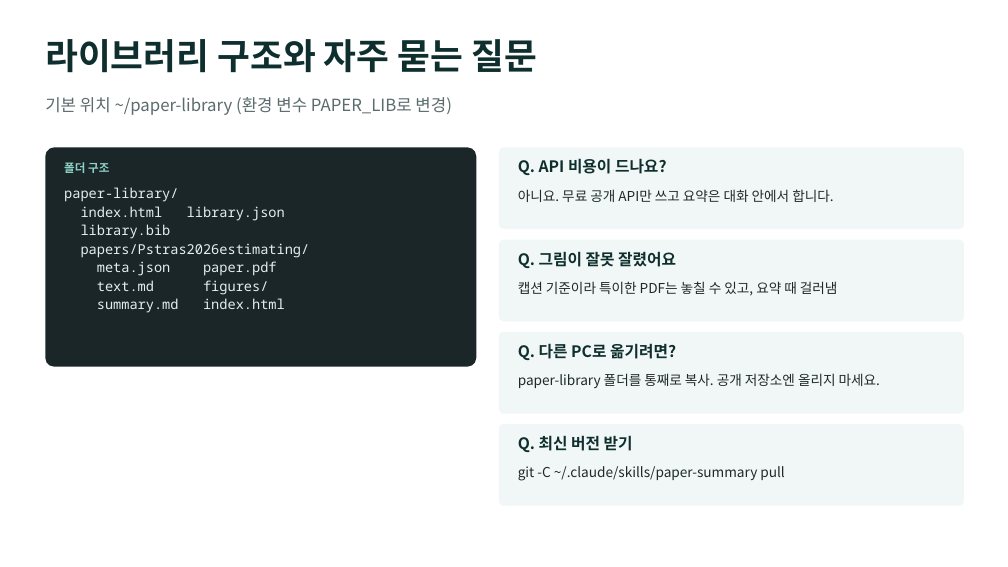
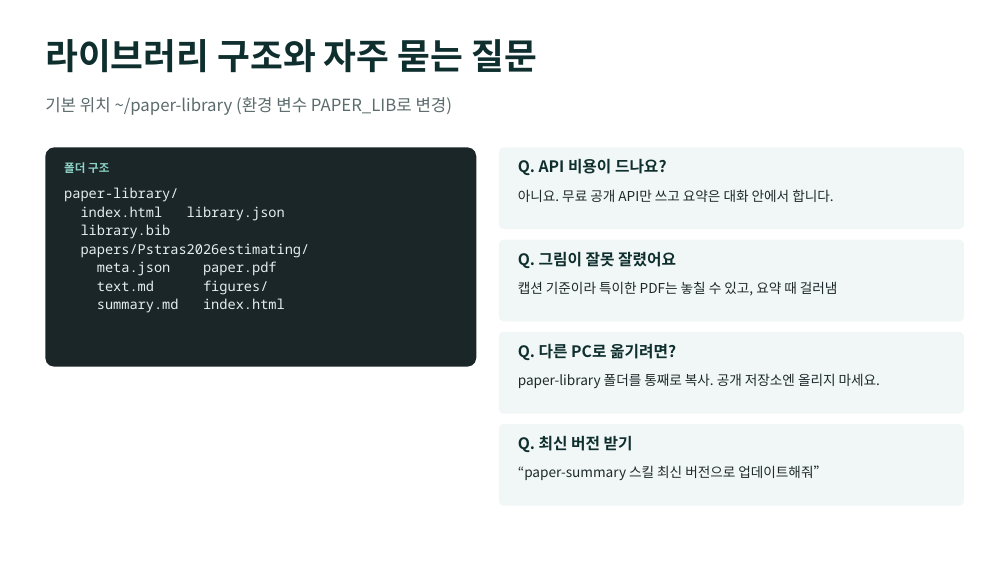
Before and after one commit to emilyJ7/paper-summary, a slide deck: slide 8 of docs/paper-summary_사용가이드.pptx. Drawn at 1008x567 pixels with LibreOffice and Linux fonts; fonts in the diff are those of the drawing. Boxes give left, top, right and bottom in pixels: in the first picture for what was removed or moved away, otherwise in the second. Text is boxed around its words. In the diff, an @@ line names an element or a change of style, - is before the commit and + after.

```diff
--- a/docs/paper-summary_사용가이드.pptx
+++ b/docs/paper-summary_사용가이드.pptx
@@ text at (518, 465, 827, 480): text changed @@
-git -C ~/.claude/skills/paper-summary pull
+“paper-summary 스킬 최신 버전으로 업데이트해줘”
```
Also in this commit, not shown: 4 other slides changed, 1 slide added, 1 slide removed, 5 other files.
